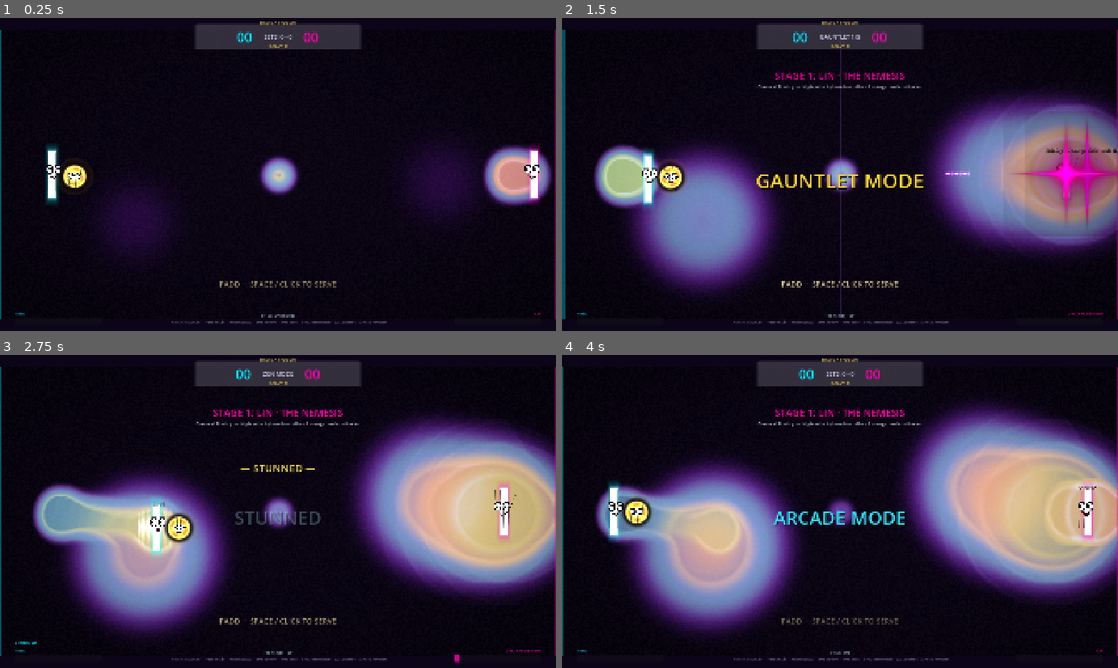
Above: before the commit, frames 1-4 (two rows, left to right).
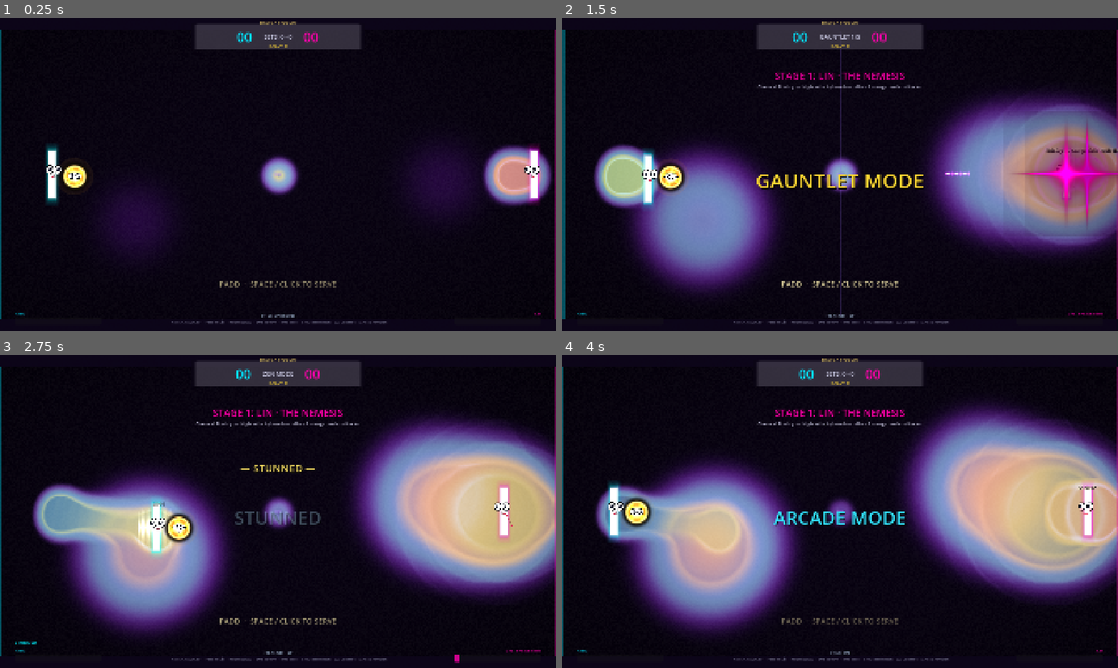
Above: after the commit, the same moments.

Repository: saworbit/cymatics
Game: Godot game, scene res://scenes/main.tscn
The game is run twice, just before and just after one commit, with the same random seed, the same clock (stepped at 60 frames per second) and the same inputs.
Inputs (mouse positions are in pixels of both pictures, inside the frame that each line leads up to):
- Up to frame 1 (0.25 s): no input
- Up to frame 2 (1.5 s): tap Enter at 0.5, 1.25 s; move the mouse to (962, 158) at 0.52 s; hold T (toggle_ai) 0.53-1.28 s; move the mouse to (728, 190) at 1.27 s; tap G (toggle_gauntlet) at 1.35 s
- Up to frame 3 (2.75 s): tap Enter at 2 s; move the mouse to (333, 442) at 2.02 s; hold Z (zen_mode_toggle) from 2.03 s (still down)
- Up to frame 4 (4 s): tap Enter at 2.75, 3.5 s; move the mouse to (812, 574) at 2.77 s; release Z (zen_mode_toggle) at 2.78 s; tap T (toggle_ai) at 2.85 s; move the mouse to (1006, 558) at 3.52 s; hold G (toggle_gauntlet) from 3.53 s (still down)

The runs differ from the first frame. In frame 1, 0.1% of the frame differs, in the area x 8-97%, y 43-56%; in frame 2, less than 0.1%; in frame 3, 0.2%; in frame 4, 0.2%, in the area x 8-96%, y 43-56%.

Commit message:
fix(vfx): refine character face shader features and clean audio stream teardown

Diff:
--- a/shaders/vfx/character_face.gdshader
+++ b/shaders/vfx/character_face.gdshader
@@ -1,7 +1,7 @@
 shader_type canvas_item;
 render_mode blend_mix, unshaded;
 
-// Live character face. Huge eyes + simple mouth. Moods via uniforms.
+// Expressive anime character face. Large sparkling eyes, cute animated mouth, and dynamic mood emotes.
 uniform vec2 look = vec2(0.0);
 uniform float blink : hint_range(0.0, 1.0) = 0.0;
 uniform float mouth : hint_range(0.0, 6.0) = 1.0;
@@ -10,11 +10,11 @@
 uniform float flip : hint_range(0.0, 1.0) = 0.0;
 uniform float dizzy : hint_range(0.0, 1.0) = 0.0;
 uniform float blush : hint_range(0.0, 1.0) = 0.0;
-uniform vec4 pupil_color : source_color = vec4(0.07, 0.08, 0.14, 1.0);
-uniform vec4 mouth_color : source_color = vec4(0.18, 0.06, 0.10, 1.0);
+uniform vec4 pupil_color : source_color = vec4(0.06, 0.08, 0.16, 1.0);
+uniform vec4 mouth_color : source_color = vec4(0.85, 0.22, 0.35, 1.0);
 
 float circle(vec2 p, float r) {
-	return 1.0 - smoothstep(r - 0.02, r, length(p));
+	return 1.0 - smoothstep(r - 0.02, r + 0.01, length(p));
 }
 
 void fragment() {
@@ -26,90 +26,115 @@
 	vec2 p = (uv - vec2(0.5)) * vec2(2.05, -2.05);
 
 	float spin = dizzy * TIME * 8.0;
-	vec2 look_off = look * vec2(0.09, -0.07);
+	vec2 look_off = look * vec2(0.08, -0.06);
 	if (dizzy > 0.4) {
 		look_off = vec2(cos(spin), sin(spin)) * 0.08;
 	}
 
-	// Eyes
-	vec2 el = vec2(-0.32, 0.16) + look_off * 0.25;
-	vec2 er = vec2(0.32, 0.16) + look_off * 0.25;
-	float eye_h = mix(0.22, 0.05, clamp(blink + lid * 0.55, 0.0, 1.0));
-	float eye_w = 0.20;
-	float white_l = 1.0 - smoothstep(0.0, 0.04, length((p - el) / vec2(eye_w, eye_h)) - 1.0);
-	float white_r = 1.0 - smoothstep(0.0, 0.04, length((p - er) / vec2(eye_w, eye_h)) - 1.0);
+	// 1. Eyes
+	vec2 el = vec2(-0.32, 0.14) + look_off * 0.2;
+	vec2 er = vec2(0.32, 0.14) + look_off * 0.2;
+	float eye_h = mix(0.24, 0.03, clamp(blink + lid * 0.6, 0.0, 1.0));
+	float eye_w = 0.21;
+
+	// White Sclera
+	float white_l = 1.0 - smoothstep(0.0, 0.035, length((p - el) / vec2(eye_w, eye_h)) - 1.0);
+	float white_r = 1.0 - smoothstep(0.0, 0.035, length((p - er) / vec2(eye_w, eye_h)) - 1.0);
 	float whites = max(white_l, white_r);
-	float ring_l = 1.0 - smoothstep(0.0, 0.05, length((p - el) / vec2(eye_w + 0.05, eye_h + 0.05)) - 1.0);
-	float ring_r = 1.0 - smoothstep(0.0, 0.05, length((p - er) / vec2(eye_w + 0.05, eye_h + 0.05)) - 1.0);
+
+	// Outer Eye Rim
+	float ring_l = 1.0 - smoothstep(0.0, 0.04, length((p - el) / vec2(eye_w + 0.04, eye_h + 0.04)) - 1.0);
+	float ring_r = 1.0 - smoothstep(0.0, 0.04, length((p - er) / vec2(eye_w + 0.04, eye_h + 0.04)) - 1.0);
 	float rings = max(ring_l, ring_r);
 
+	// Pupils & Highlights
 	vec2 pl = el + look_off;
 	vec2 pr = er + look_off;
-	float pupil_r = mix(0.09, 0.07, lid);
+	float pupil_r = mix(0.11, 0.08, lid);
 	float pup_l = circle(p - pl, pupil_r);
 	float pup_r = circle(p - pr, pupil_r);
-	float shine_l = circle(p - pl - vec2(-0.03, 0.035), 0.028);
-	float shine_r = circle(p - pr - vec2(-0.03, 0.035), 0.028);
-	float pupils = max(pup_l, pup_r) * step(0.12, eye_h);
-	float shine = max(shine_l, shine_r) * step(0.12, eye_h);
+	float shine_l1 = circle(p - pl - vec2(-0.035, 0.04), 0.038);
+	float shine_r1 = circle(p - pr - vec2(-0.035, 0.04), 0.038);
+	float shine_l2 = circle(p - pl - vec2(0.035, -0.035), 0.02);
+	float shine_r2 = circle(p - pr - vec2(0.035, -0.035), 0.02);
+	float pupils = max(pup_l, pup_r) * step(0.08, eye_h);
+	float shine = max(max(shine_l1, shine_r1), max(shine_l2, shine_r2)) * step(0.08, eye_h);
 
-	// Brows
-	float brow_y = 0.40 + brow * 0.06;
-	float brow_ang = brow * 0.18;
-	vec2 bl = p - vec2(-0.32, brow_y);
-	vec2 br = p - vec2(0.32, brow_y);
-	bl = vec2(bl.x * cos(brow_ang) - bl.y * sin(brow_ang), bl.x * sin(brow_ang) + bl.y * cos(brow_ang));
-	br = vec2(br.x * cos(-brow_ang) - br.y * sin(-brow_ang), br.x * sin(-brow_ang) + br.y * cos(-brow_ang));
-	float brow_l = 1.0 - smoothstep(0.0, 0.03, abs(bl.y) - 0.025) * (1.0 - smoothstep(0.16, 0.20, abs(bl.x)));
-	float brow_r = 1.0 - smoothstep(0.0, 0.03, abs(br.y) - 0.025) * (1.0 - smoothstep(0.16, 0.20, abs(br.x)));
-	brow_l *= 1.0 - smoothstep(0.18, 0.22, abs(bl.x));
-	brow_r *= 1.0 - smoothstep(0.18, 0.22, abs(br.x));
-	float brows = max(brow_l, brow_r) * 0.85;
+	// 2. Brows (Only rendered during active emotional expressions, hidden during idle)
+	float brows = 0.0;
+	if (abs(brow) > 0.08) {
+		float brow_y = 0.38 + brow * 0.06;
+		float brow_ang = brow * 0.22;
+		vec2 bl = p - vec2(-0.32, brow_y);
+		vec2 br = p - vec2(0.32, brow_y);
+		bl = vec2(bl.x * cos(brow_ang) - bl.y * sin(brow_ang), bl.x * sin(brow_ang) + bl.y * cos(brow_ang));
+		br = vec2(br.x * cos(-brow_ang) - br.y * sin(-brow_ang), br.x * sin(-brow_ang) + br.y * cos(-brow_ang));
+		float brow_l = (1.0 - smoothstep(0.0, 0.035, abs(bl.y) - 0.025)) * (1.0 - smoothstep(0.14, 0.20, abs(bl.x)));
+		float brow_r = (1.0 - smoothstep(0.0, 0.035, abs(br.y) - 0.025)) * (1.0 - smoothstep(0.14, 0.20, abs(br.x)));
+		brows = max(brow_l, brow_r) * clamp(abs(brow) * 1.5, 0.0, 1.0);
+	}
 
-	// Mouth
-	vec2 m = p - vec2(0.0, -0.28);
+	// 3. Cute Expressive Mouth
+	vec2 m = p - vec2(0.0, -0.22);
 	float mshape = mouth;
 	float mouth_mask = 0.0;
+	vec3 m_col = mouth_color.rgb;
+
 	if (mshape < 0.5) {
-		mouth_mask = 1.0 - smoothstep(0.0, 0.025, abs(m.y) - 0.02);
-		mouth_mask *= 1.0 - smoothstep(0.16, 0.22, abs(m.x));
+		// Focus: tiny cute dot mouth
+		mouth_mask = circle(m, 0.04);
 	} else if (mshape < 1.5) {
-		float arc = m.y - (m.x * m.x) * 1.6 + 0.04;
-		mouth_mask = 1.0 - smoothstep(0.0, 0.035, abs(arc) - 0.028);
-		mouth_mask *= 1.0 - smoothstep(0.22, 0.32, abs(m.x));
+		// Idle: soft subtle smile
+		float arc = m.y + (m.x * m.x) * 1.8;
+		float smile = 1.0 - smoothstep(0.0, 0.04, abs(arc) - 0.025);
+		smile *= (1.0 - smoothstep(0.10, 0.16, abs(m.x)));
+		mouth_mask = smile;
 	} else if (mshape < 2.5) {
-		float arc = m.y - (m.x * m.x) * 2.1 + 0.02;
-		float open = 1.0 - smoothstep(0.0, 0.05, abs(arc) - 0.07);
-		open *= 1.0 - smoothstep(0.28, 0.38, abs(m.x));
-		mouth_mask = open;
+		// Happy / Open Smile: filled warm cute mouth with inner tongue
+		float arc_top = m.y + (m.x * m.x) * 1.4;
+		float open_mouth = (1.0 - smoothstep(0.0, 0.03, arc_top)) * (1.0 - smoothstep(0.0, 0.03, -m.y - 0.08));
+		open_mouth *= (1.0 - smoothstep(0.16, 0.24, abs(m.x)));
+		mouth_mask = open_mouth;
+		if (m.y < -0.03) {
+			m_col = mix(m_col, vec3(1.0, 0.55, 0.65), 0.7);
+		}
 	} else if (mshape < 3.5) {
-		float arc = m.y + (m.x * m.x) * 1.8 + 0.02;
-		mouth_mask = 1.0 - smoothstep(0.0, 0.035, abs(arc) - 0.03);
-		mouth_mask *= 1.0 - smoothstep(0.20, 0.28, abs(m.x));
+		// Sad / Pout
+		float arc = m.y - (m.x * m.x) * 1.8 + 0.02;
+		float pout = 1.0 - smoothstep(0.0, 0.035, abs(arc) - 0.025);
+		pout *= (1.0 - smoothstep(0.10, 0.18, abs(m.x)));
+		mouth_mask = pout;
 	} else if (mshape < 4.5) {
-		mouth_mask = circle(m - vec2(0.0, 0.02), 0.13);
+		// Shock / Scare / O-Mouth: filled open circle
+		float o_mouth = circle(m, 0.09);
+		mouth_mask = o_mouth;
+		m_col = mix(vec3(0.15, 0.05, 0.08), m_col, 0.4);
 	} else if (mshape < 5.5) {
-		float zig = m.y - 0.04 * sin(m.x * 28.0);
-		mouth_mask = 1.0 - smoothstep(0.0, 0.03, abs(zig) - 0.03);
-		mouth_mask *= 1.0 - smoothstep(0.22, 0.30, abs(m.x));
+		// Angry / Grimace: zig-zag grit
+		float zig = m.y - 0.03 * sin(m.x * 24.0);
+		float grit = 1.0 - smoothstep(0.0, 0.035, abs(zig) - 0.025);
+		grit *= (1.0 - smoothstep(0.14, 0.22, abs(m.x)));
+		mouth_mask = grit;
 	} else {
-		float arc = m.y - (m.x * m.x) * 1.1 + 0.05;
-		mouth_mask = 1.0 - smoothstep(0.0, 0.03, abs(arc) - 0.022);
-		mouth_mask *= 1.0 - smoothstep(0.12, 0.26, m.x + 0.04);
+		// Smug / Cat smile
+		float cat = m.y + (m.x * m.x) * 1.2;
+		float smug = 1.0 - smoothstep(0.0, 0.035, abs(cat) - 0.022);
+		smug *= (1.0 - smoothstep(0.08, 0.20, m.x + 0.04));
+		mouth_mask = smug;
 	}
 
-	// Blush
-	float blush_l = circle(p - vec2(-0.38, -0.08), 0.10) * blush * 0.55;
-	float blush_r = circle(p - vec2(0.38, -0.08), 0.10) * blush * 0.55;
+	// 4. Blush (soft pink cheeks)
+	float blush_l = circle(p - vec2(-0.36, -0.04), 0.11) * blush * 0.65;
+	float blush_r = circle(p - vec2(0.36, -0.04), 0.11) * blush * 0.65;
 
 	vec3 col = vec3(0.0);
 	float alpha = 0.0;
 	if (rings > 0.04) {
-		col = vec3(0.05, 0.05, 0.08);
+		col = vec3(0.04, 0.05, 0.08);
 		alpha = rings;
 	}
 	if (whites > 0.04) {
-		col = mix(col, vec3(1.0, 1.0, 0.97), whites);
+		col = mix(col, vec3(1.0, 1.0, 0.98), whites);
 		alpha = max(alpha, whites);
 	}
 	if (pupils > 0.04) {
@@ -120,20 +145,20 @@
 		col = mix(col, vec3(1.0), shine);
 		alpha = max(alpha, shine);
 	}
-	if (brows > 0.2) {
+	if (brows > 0.15) {
 		col = mix(col, pupil_color.rgb, clamp(brows, 0.0, 1.0));
 		alpha = max(alpha, brows);
 	}
-	if (mouth_mask > 0.15) {
-		col = mix(col, mouth_color.rgb, clamp(mouth_mask, 0.0, 1.0));
+	if (mouth_mask > 0.12) {
+		col = mix(col, m_col, clamp(mouth_mask, 0.0, 1.0));
 		alpha = max(alpha, mouth_mask);
 	}
 	if (blush_l + blush_r > 0.02) {
-		col = mix(col, vec3(1.0, 0.35, 0.45), (blush_l + blush_r));
-		alpha = max(alpha, (blush_l + blush_r) * 0.7);
+		col = mix(col, vec3(1.0, 0.4, 0.5), (blush_l + blush_r));
+		alpha = max(alpha, (blush_l + blush_r) * 0.75);
 	}
 
-	if (alpha < 0.08) {
+	if (alpha < 0.06) {
 		discard;
 	}
 	COLOR = vec4(col, clamp(alpha, 0.0, 1.0));
--- a/src/systems/audio_manager.gd
+++ b/src/systems/audio_manager.gd
@@ -54,9 +54,6 @@
 	if player != null:
 		player.stop()
 		player.stream = null
-		remove_child(player)
-		player.free()
-		player = null
 
 func _init_synthesizer() -> void:
 	player = AudioStreamPlayer.new()
